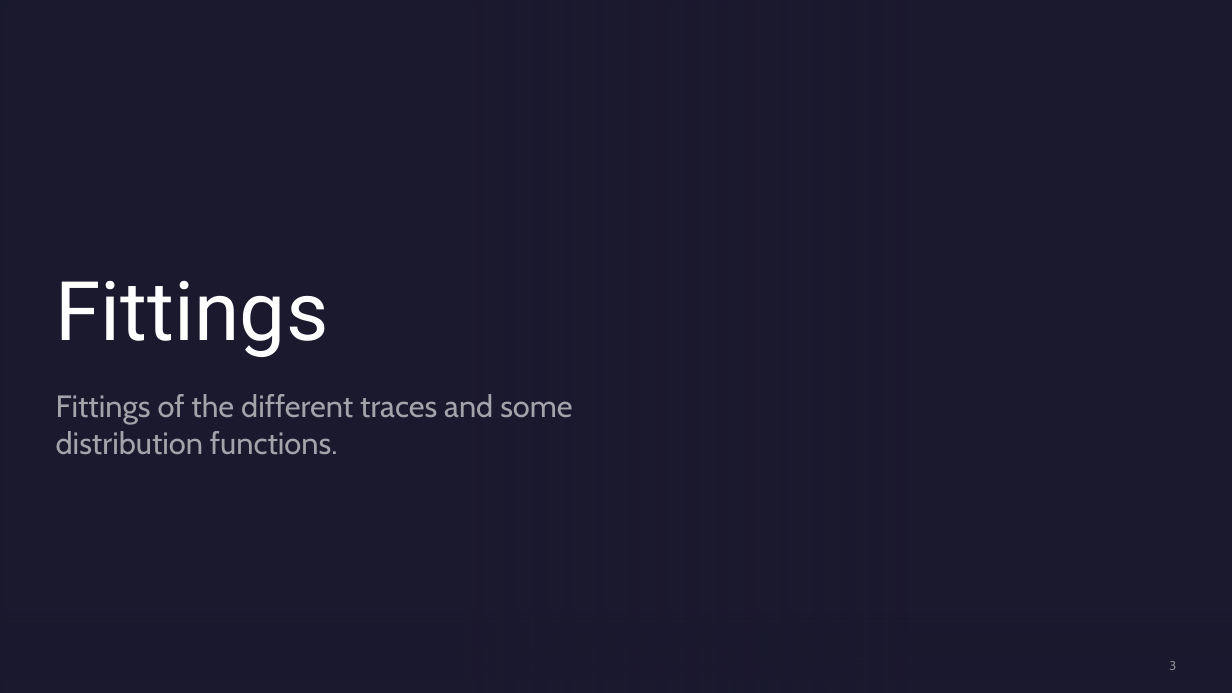
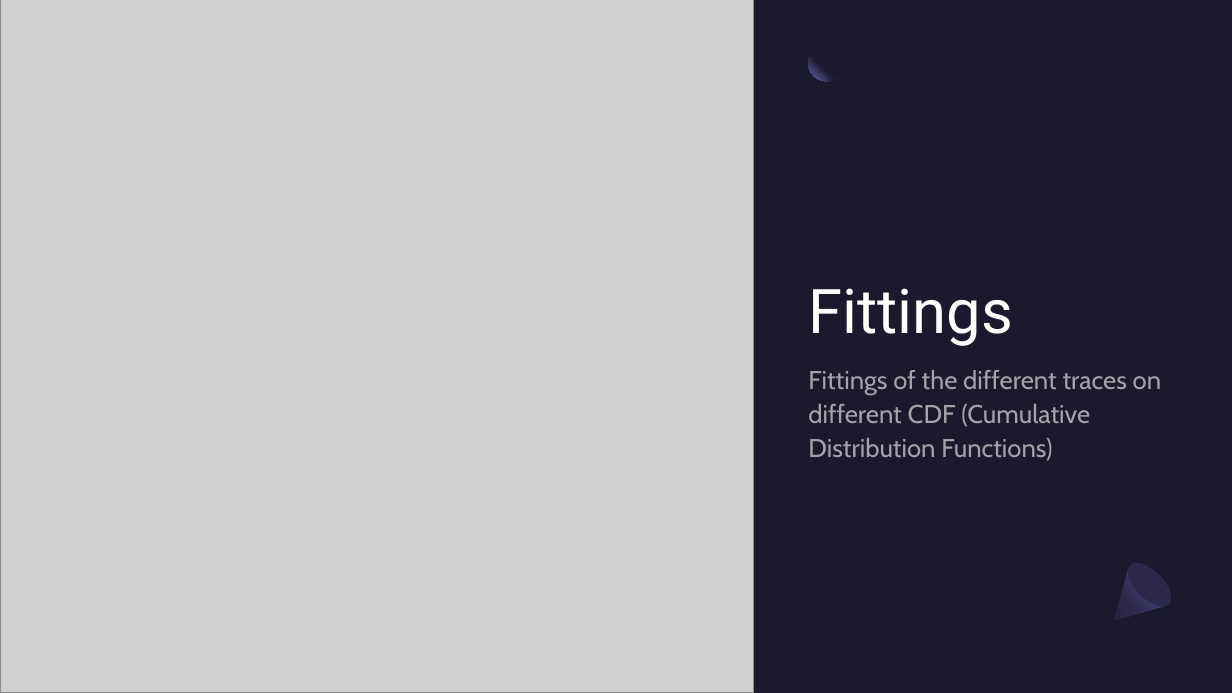
Before and after one commit to TiaSirio/Performance-Evaluation, a slide deck: slide 3 of Project/Project C.pptx. Drawn at 1232x693 pixels with LibreOffice and Linux fonts; fonts in the diff are those of the drawing; grey boxes stand for pictures; background and template pictures are left out. Boxes give left, top, right and bottom in pixels: in the first picture for what was removed or moved away, otherwise in the second. Text is boxed around its words. In the diff, an @@ line names an element or a change of style, - is before the commit and + after.

```diff
--- a/Project/Project C.pptx
+++ b/Project/Project C.pptx
@@ rectangle removed at (0,0,909,693) @@
@@ rectangle removed at (0,0,1232,693) @@
@@ rectangle removed at (0,0,909,693) @@
@@ picture added at (0,0,753,693) @@
@@ ellipse added at (809,45,845,81), fill gradient #1B192E to #7771B2 @@
@@ title "Fittings": place and size @@
-title "Fittings" at (56,281,329,357)
+title "Fittings" at (808,288,1013,346)
@@ title "Fittings" at (808,288,1013,346): size 64 to 48 pt; line spacing 1 to 0.9 @@
@@ text at (808,370,1161,461): text changed; size 24 to 20 pt @@
-Fittings of the different traces and some distribution functions.
+Fittings of the different traces on different CDF (Cumulative Distribution Functions)
@@ freeform shape added at (1095,556,1179,639), fill gradient #2C284A to #3C3867 to #1B192E @@
@@ ellipse added at (1121,555,1179,614), fill #2C284A @@
@@ rectangle removed at (0,583,1232,693) @@
@@ rectangle removed at (0,583,1232,693) @@
@@ page number removed at (1169,661,1176,670) @@
-3
```
Also in this commit, not shown: 7 other slides changed, 1 slide added, 1 slide removed, 3 other files.
